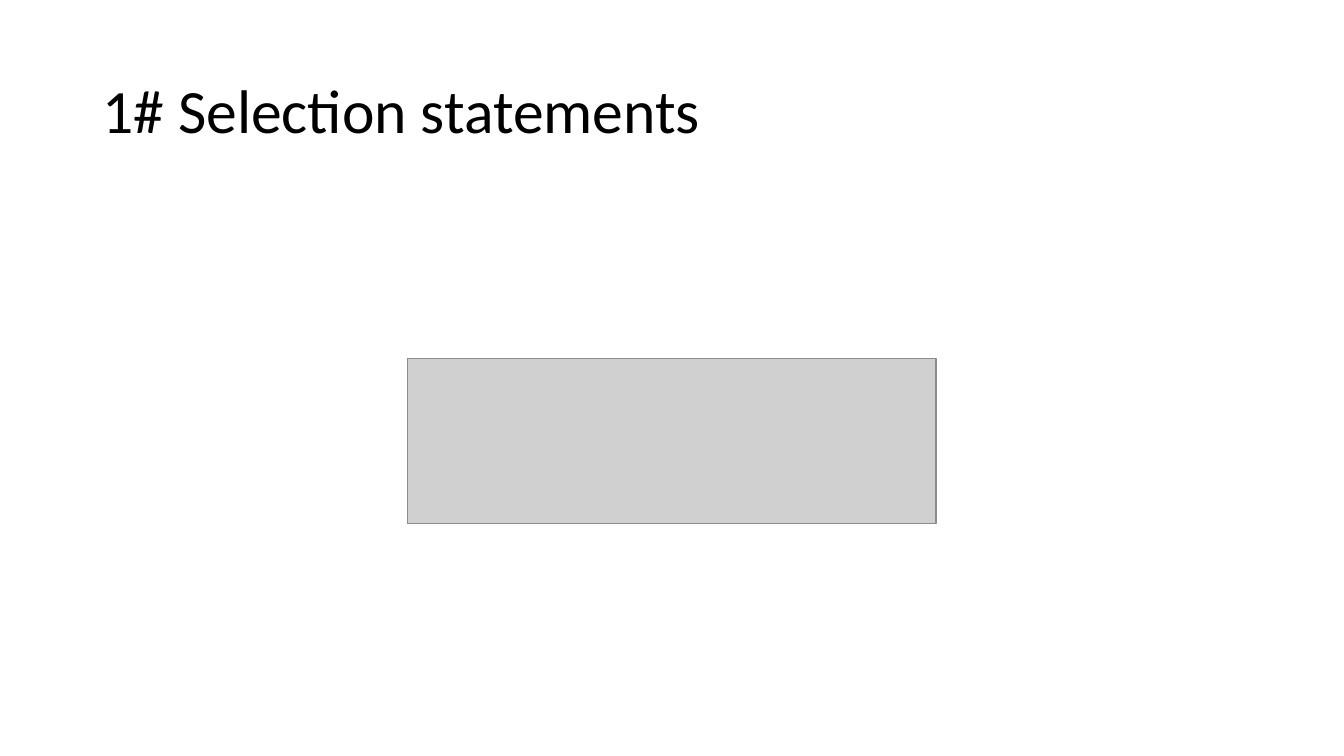
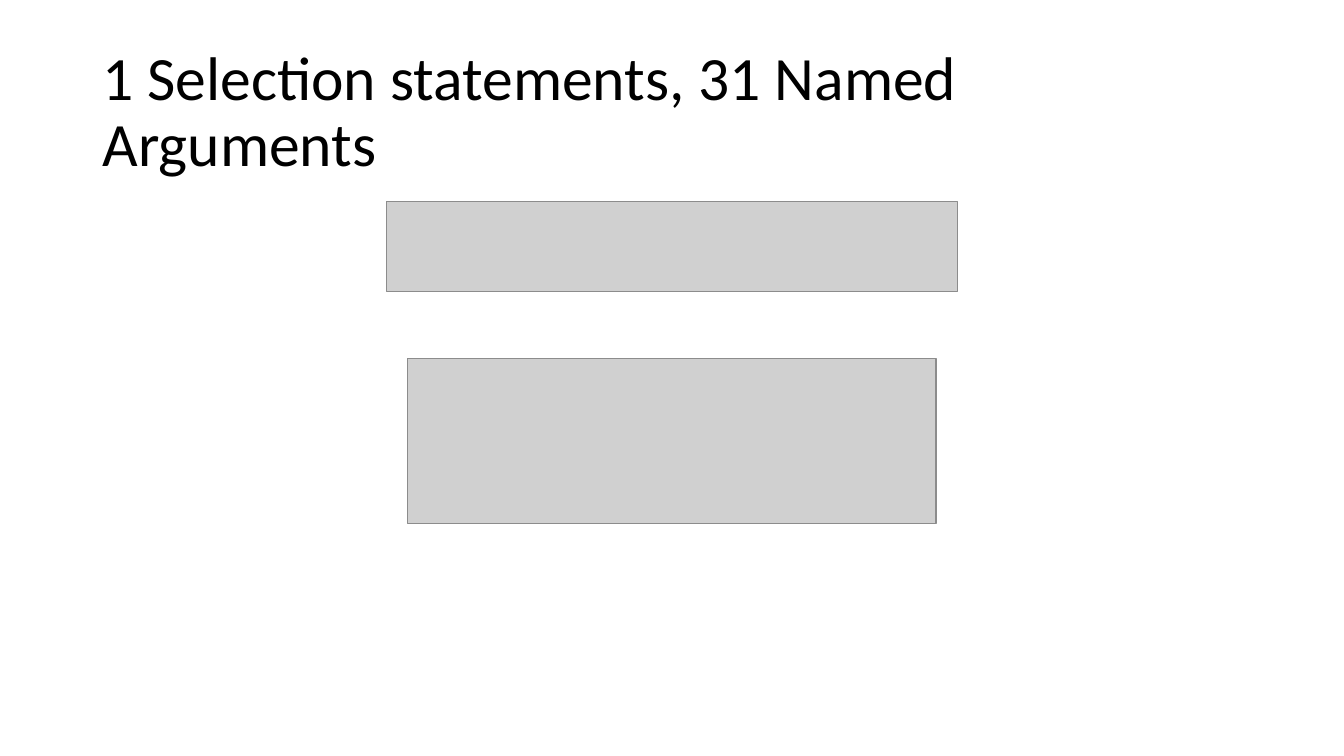
Before and after one commit to KeaganErasmus/BCDE222-C-, a slide deck: slide 2 of Assessment1/Assessment1.pptx. Drawn at 1344x756 pixels with LibreOffice and Linux fonts; fonts in the diff are those of the drawing; grey boxes stand for pictures. Boxes give left, top, right and bottom in pixels: in the first picture for what was removed or moved away, otherwise in the second. Text is boxed around its words. In the diff, an @@ line names an element or a change of style, - is before the commit and + after.

```diff
--- a/Assessment1/Assessment1.pptx
+++ b/Assessment1/Assessment1.pptx
@@ title at (x1=102, y1=57, x2=956, y2=177): text changed @@
-1# Selection statements
+1 Selection statements, 31 Named Arguments
@@ picture added at (x1=387, y1=202, x2=958, y2=292) @@
```
Also in this commit, not shown: 4 other slides changed, 10 slides added, 7 other files.
